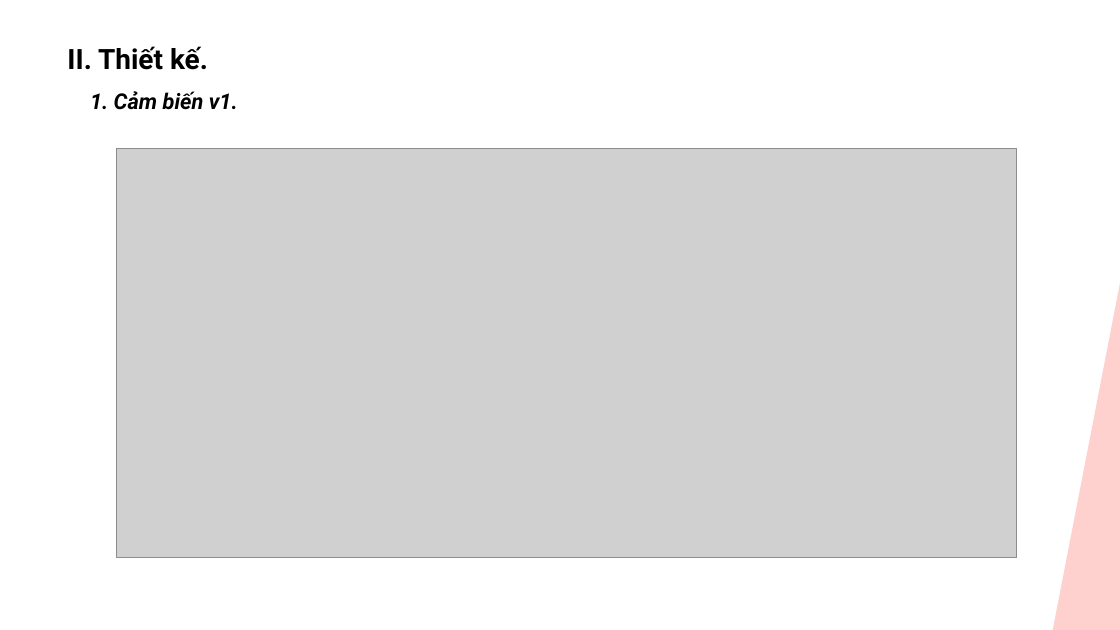
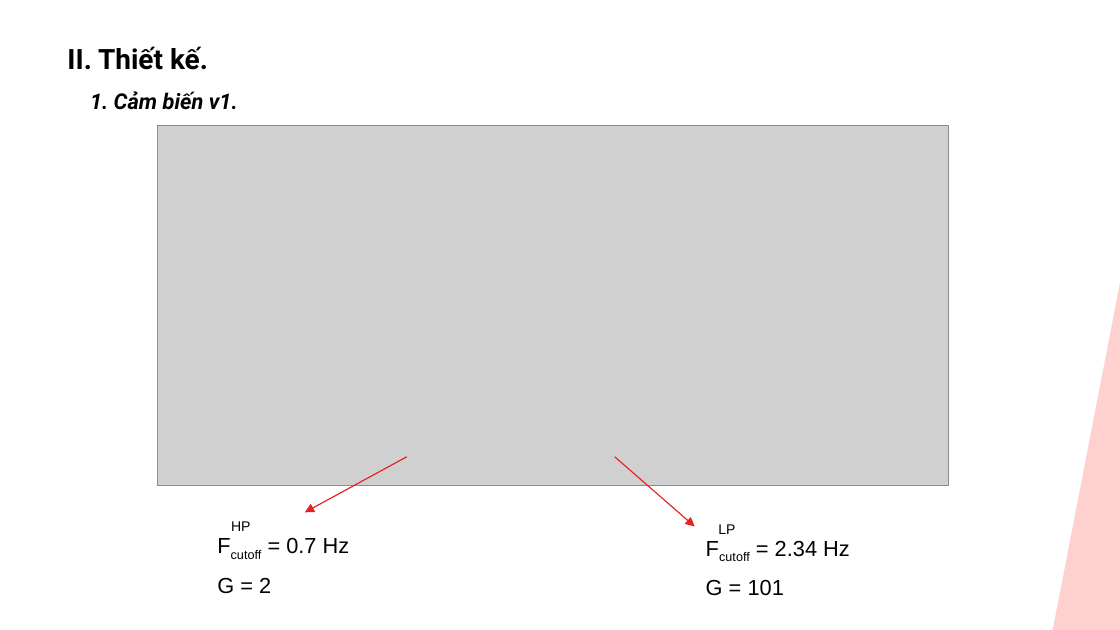
Before and after one commit to khanhnm08/HK_Pulse_Rate_Sensor, a slide deck: slide 6 of Slide bao cao.pptx. Drawn at 1120x630 pixels with LibreOffice and Linux fonts; fonts in the diff are those of the drawing; grey boxes stand for pictures. Boxes give left, top, right and bottom in pixels: in the first picture for what was removed or moved away, otherwise in the second. Text is boxed around its words. In the diff, an @@ line names an element or a change of style, - is before the commit and + after.

```diff
--- a/Slide bao cao.pptx
+++ b/Slide bao cao.pptx
@@ picture: place and size @@
-picture at (116,148,1017,557)
+picture at (158,125,949,485)
@@ arrow added from (407, 457) to (305, 512), #EA1E1E 0.75 pt @@
@@ arrow added from (615, 457) to (694, 526), #EA1E1E 0.75 pt @@
@@ text added at (231,521,250,531), 9 pt, text #000000 @@
+HP
@@ text added at (286,537,350,554), 14 pt, text #000000 @@
+Fcutoff = 0.7 Hz
@@ text added at (718,524,735,534), 9 pt, text #000000 @@
+LP
@@ text added at (775,540,850,557), 14 pt, text #000000 @@
+Fcutoff = 2.34 Hz
@@ text added at (217,577,271,594), 14 pt, text #000000 @@
+G = 2
@@ text added at (706,579,784,596), 14 pt, text #000000 @@
+G = 101
```
Also in this commit, not shown: 3 other slides changed, 1 slide added, 2 other files.
